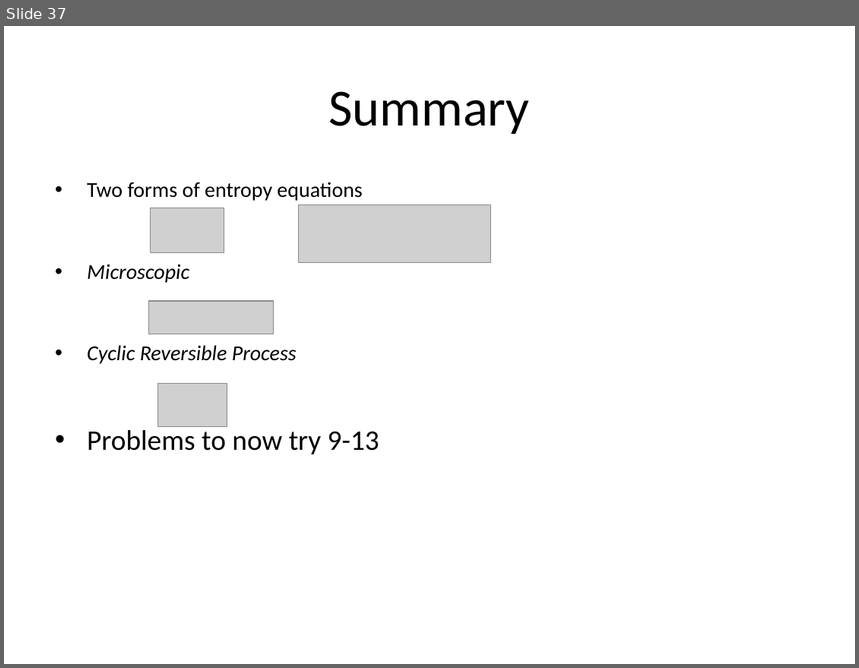
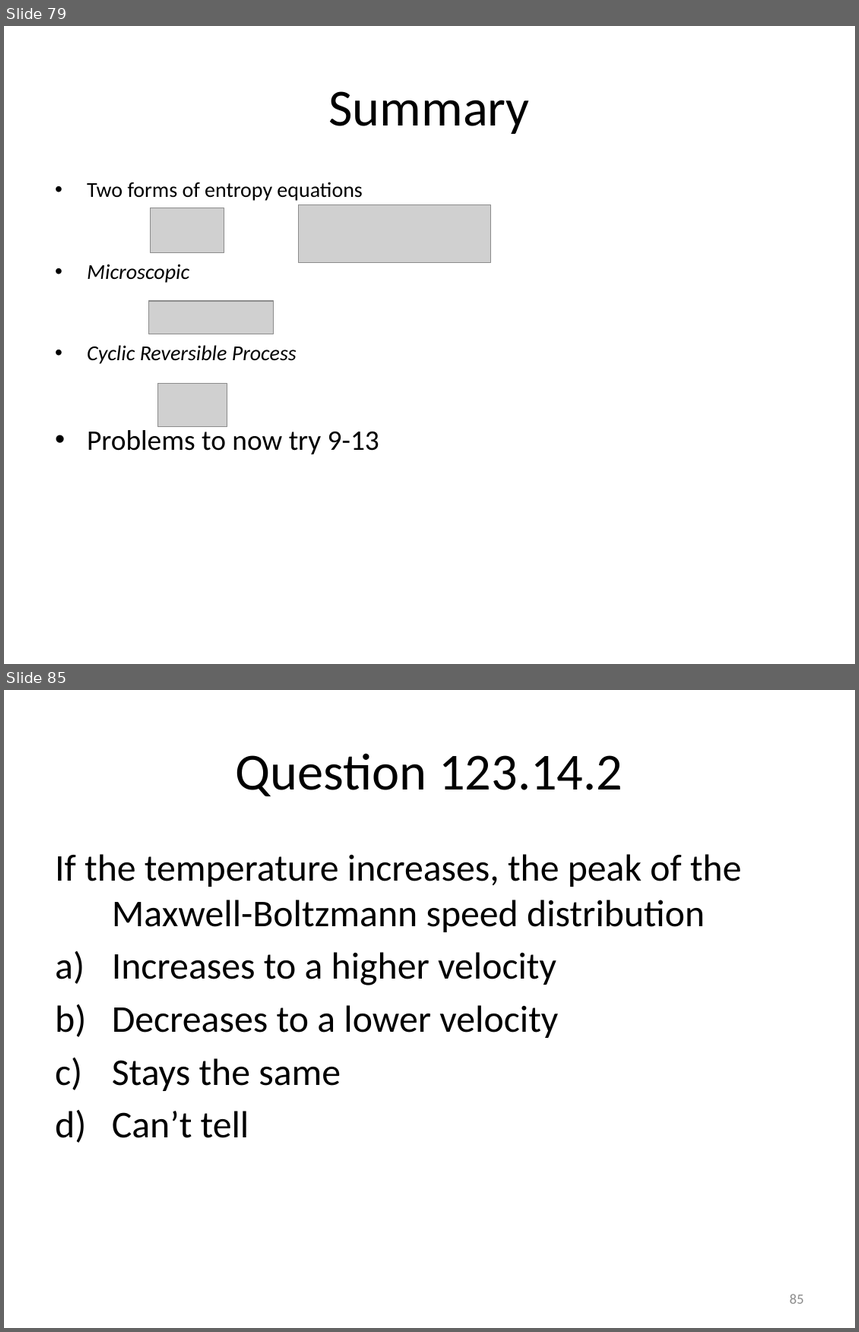
Before and after one commit to rtlines/Introductory-Physics-II, a slide deck: Lecture_Slides/PH 123 Lecture 32.pptx. Shown one above the other, each under a label of ours: slide 37 before the commit, slides 79 and 85 after it; the slides between them are not shown. The pictures are 859x668 and 859x1332 pixels, drawn with LibreOffice and Linux fonts; fonts in the diff are those of the drawing; grey boxes stand for pictures. Boxes give left, top, right and bottom in pixels: in the first picture for what was removed or moved away, otherwise in the second. Text is boxed around its words. In the diff, an @@ line names an element or a change of style, - is before the commit and + after.

```diff
--- a/Lecture_Slides/PH 123 Lecture 32.pptx
+++ b/Lecture_Slides/PH 123 Lecture 32.pptx
@@ slide 85 added at (4, 690, 855, 1328), background #FFFFFF @@
@@ title added at (236, 753, 623, 796), 44 pt, text #000000 @@
+Question 123.14.2
@@ text added at (55, 854, 742, 1138), 32 pt, text #000000 @@
+If the temperature increases, the peak of the Maxwell-Boltzmann speed distribution
+a) Increases to a higher velocity
+b) Decreases to a lower velocity
+c) Stays the same
+d) Can’t tell
@@ page number added at (790, 1294, 804, 1304), 12 pt, text #8C8C8C @@
+85
@@ what was slide 37 is now slide 79 @@
```
Also in this commit, not shown: 125 other slides added, 31 other files.
